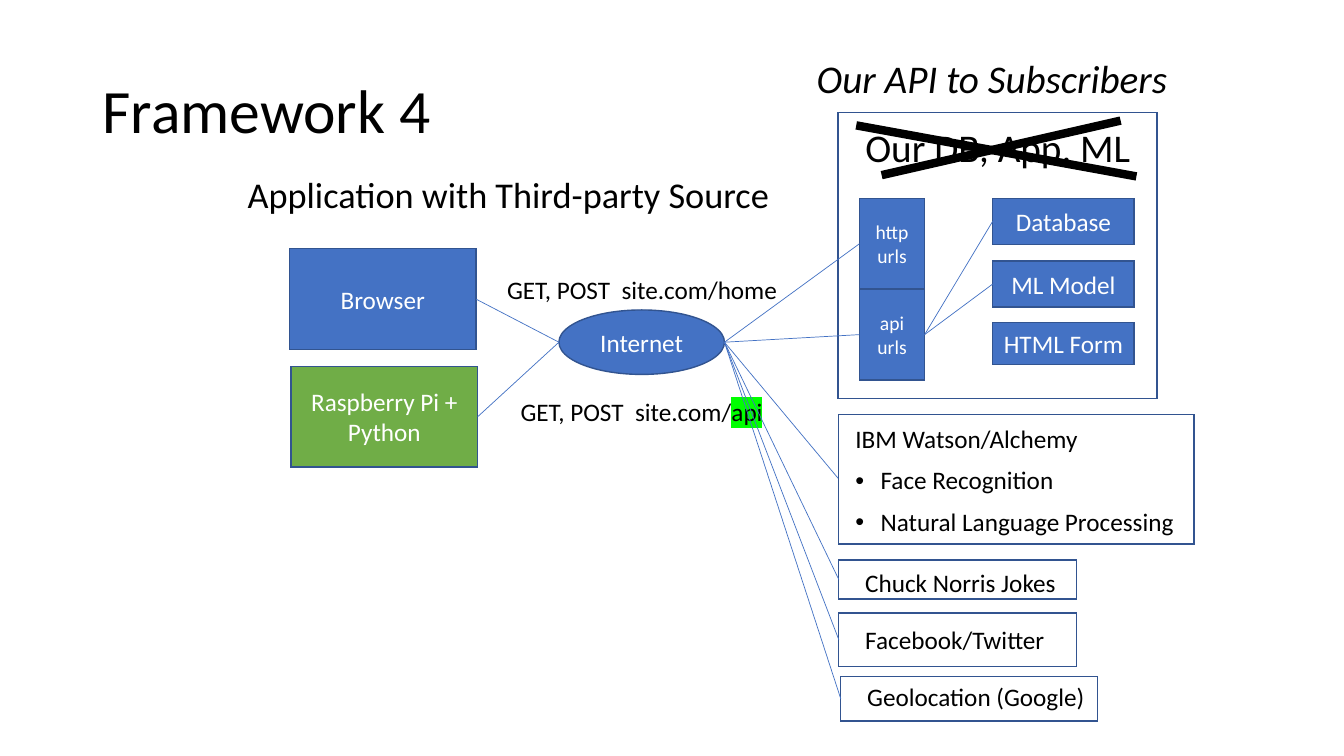
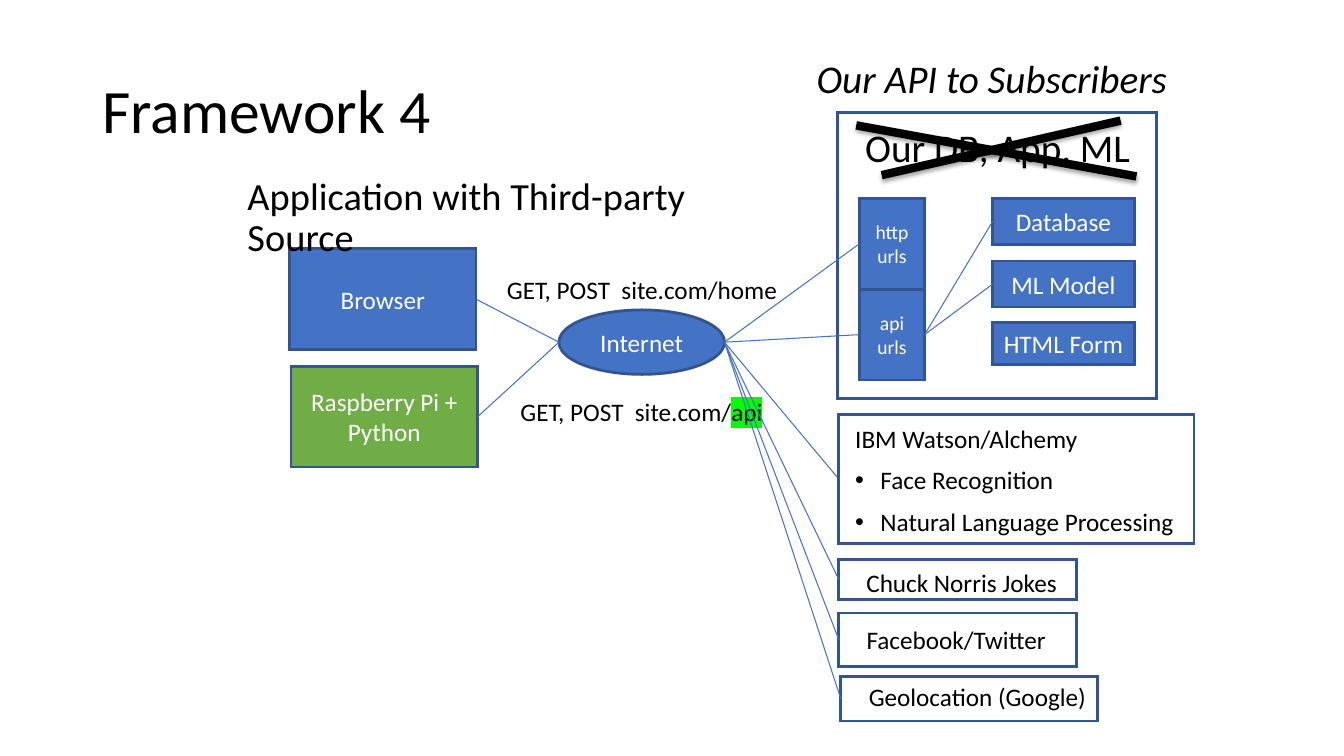
Before and after one commit to cwinsor/django_103_plasticc_and_ux, a slide deck: slide 45 of django_ML_web_app_with_postgres.pptx (slide 8 before the commit). Drawn at 1344x756 pixels with LibreOffice and Linux fonts; fonts in the diff are those of the drawing. Boxes give left, top, right and bottom in pixels: in the first picture for what was removed or moved away, otherwise in the second. Text is boxed around its words. In the diff, an @@ line names an element or a change of style, - is before the commit and + after.

```diff
--- a/django_ML_web_app_with_postgres.pptx
+++ b/django_ML_web_app_with_postgres.pptx
@@ outline #325491 1 pt to #325490 2 pt in 7 elements at (x1=289, y1=249, x2=476, y2=350), (x1=560, y1=310, x2=725, y2=374), (x1=860, y1=289, x2=926, y2=380), (x1=839, y1=613, x2=1077, y2=666), (x1=839, y1=560, x2=1077, y2=599), (x1=841, y1=677, x2=1098, y2=721), (x1=838, y1=113, x2=1156, y2=399) @@
@@ text "Application with Third-party Source" at (x1=247, y1=183, x2=685, y2=261): size 25.9 to 27.4 pt @@
@@ line (993, 222) - (925, 335): stroke #4472C4 0.5 pt to #4472C4 0.75 pt @@
@@ line (860, 244) - (725, 342): stroke #4472C4 0.5 pt to #4472C4 0.75 pt @@
@@ line (476, 299) - (559, 342): stroke #4472C4 0.5 pt to #4472C4 0.75 pt @@
@@ line (993, 284) - (925, 335): stroke #4472C4 0.5 pt to #4472C4 0.75 pt @@
@@ line (478, 416) - (559, 342): stroke #4472C4 0.5 pt to #4472C4 0.75 pt @@
@@ line (860, 335) - (725, 342): stroke #4472C4 0.5 pt to #4472C4 0.75 pt @@
@@ line (725, 342) - (839, 479): stroke #4472C4 0.5 pt to #4472C4 0.75 pt @@
@@ line (725, 342) - (839, 580): stroke #4472C4 0.5 pt to #4472C4 0.75 pt @@
@@ line (725, 342) - (839, 640): stroke #4472C4 0.5 pt to #4472C4 0.75 pt @@
@@ line (725, 342) - (841, 699): stroke #4472C4 0.5 pt to #4472C4 0.75 pt @@
```
Also in this commit, not shown: 16 other slides changed, 1 slide added, 1 other file.
